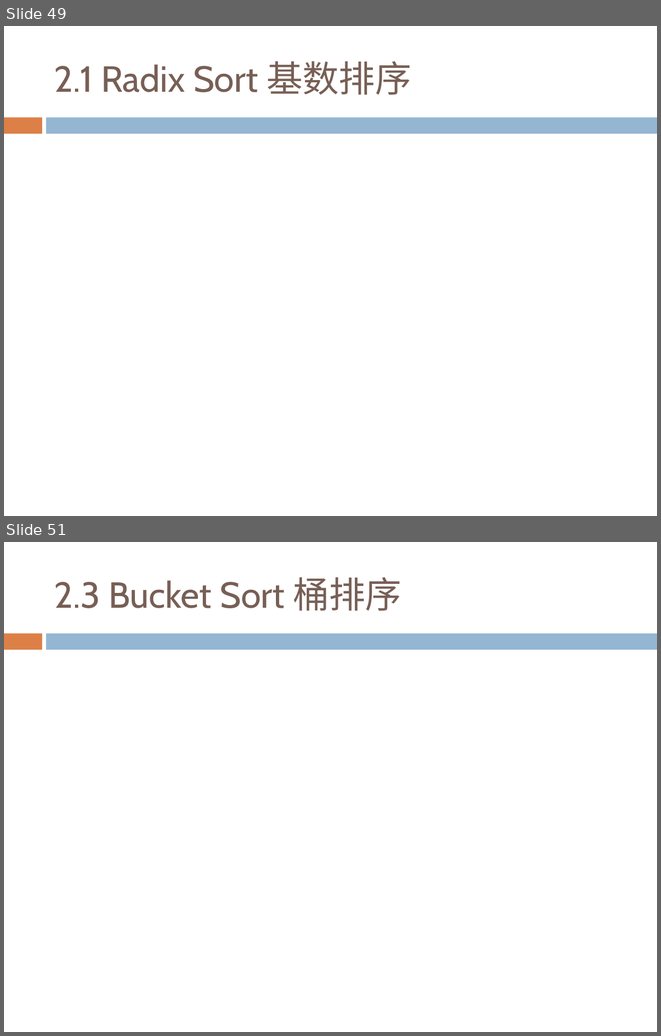
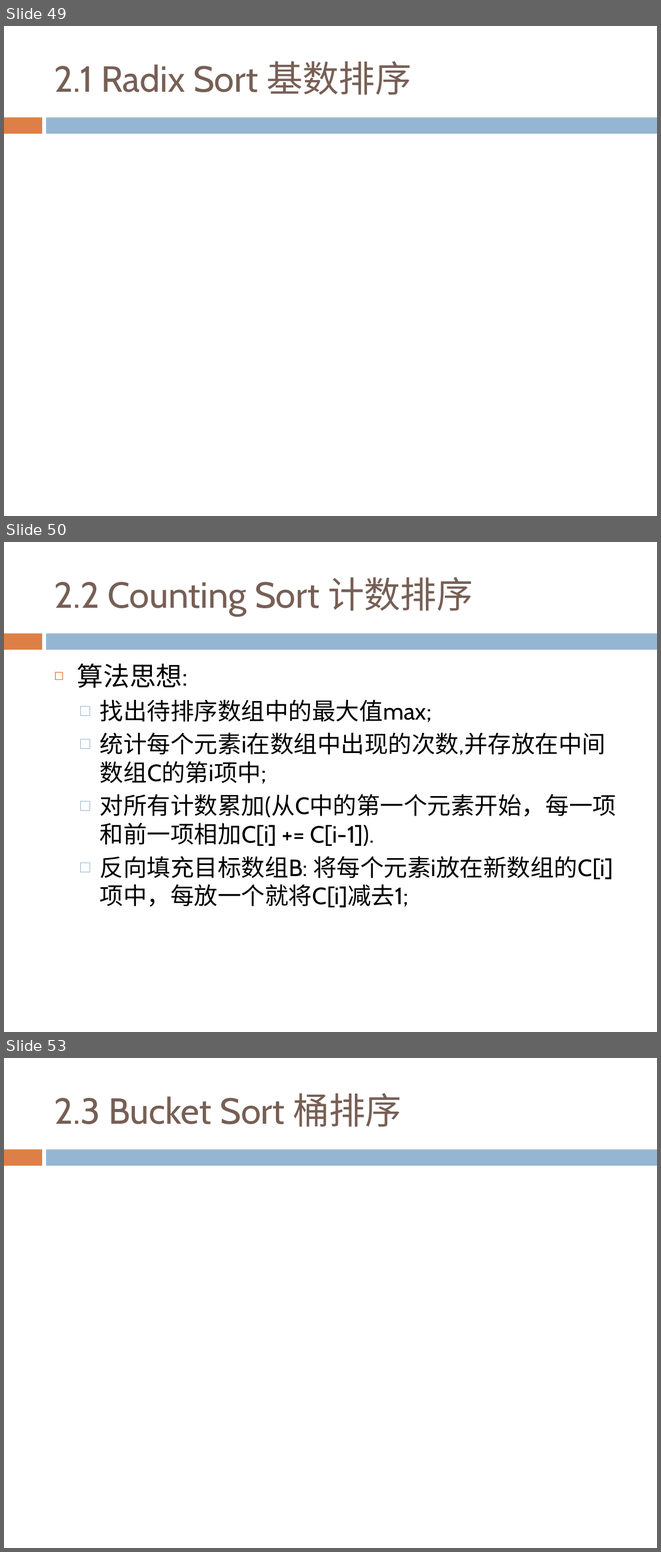
Before and after one commit to sundyCoder/CSK, a slide deck: 3@CSDS/01-sorting/sorting.pptx. Shown one above the other, each under a label of ours: slides 49 and 51 before the commit, slides 49, 50 and 53 after it; the slides between them are not shown. The pictures are 661x1036 and 661x1552 pixels, drawn with LibreOffice and Linux fonts; fonts in the diff are those of the drawing. Boxes give left, top, right and bottom in pixels: in the first picture for what was removed or moved away, otherwise in the second. Text is boxed around its words. In the diff, an @@ line names an element or a change of style, - is before the commit and + after.

Commit message:
counting sort.

```diff
--- a/3@CSDS/01-sorting/sorting.pptx
+++ b/3@CSDS/01-sorting/sorting.pptx
@@ slide 50 added at [4, 542, 657, 1032], background #FFFFFF; not listed: 2 template elements that a slide beside it also shows @@
@@ title added at [54, 577, 473, 616], 40 pt, text #775F55 @@
+2.2 Counting Sort 计数排序
@@ text added at [77, 663, 616, 907], 26 pt, text #000000 @@
+◻ 算法思想:
+  □ 找出待排序数组中的最大值max;
+  □ 统计每个元素i在数组中出现的次数,并存放在中间数组C的第i项中;
+  □ 对所有计数累加(从C中的第一个元素开始，每一项和前一项相加C[i] += C[i-1]).
+  □ 反向填充目标数组B: 将每个元素i放在新数组的C[i]项中，每放一个就将C[i]减去1;
@@ what was slide 51 is now slide 53 @@
```
Also in this commit, not shown: 17 slides changed, 1 other slide added, 33 other files.
